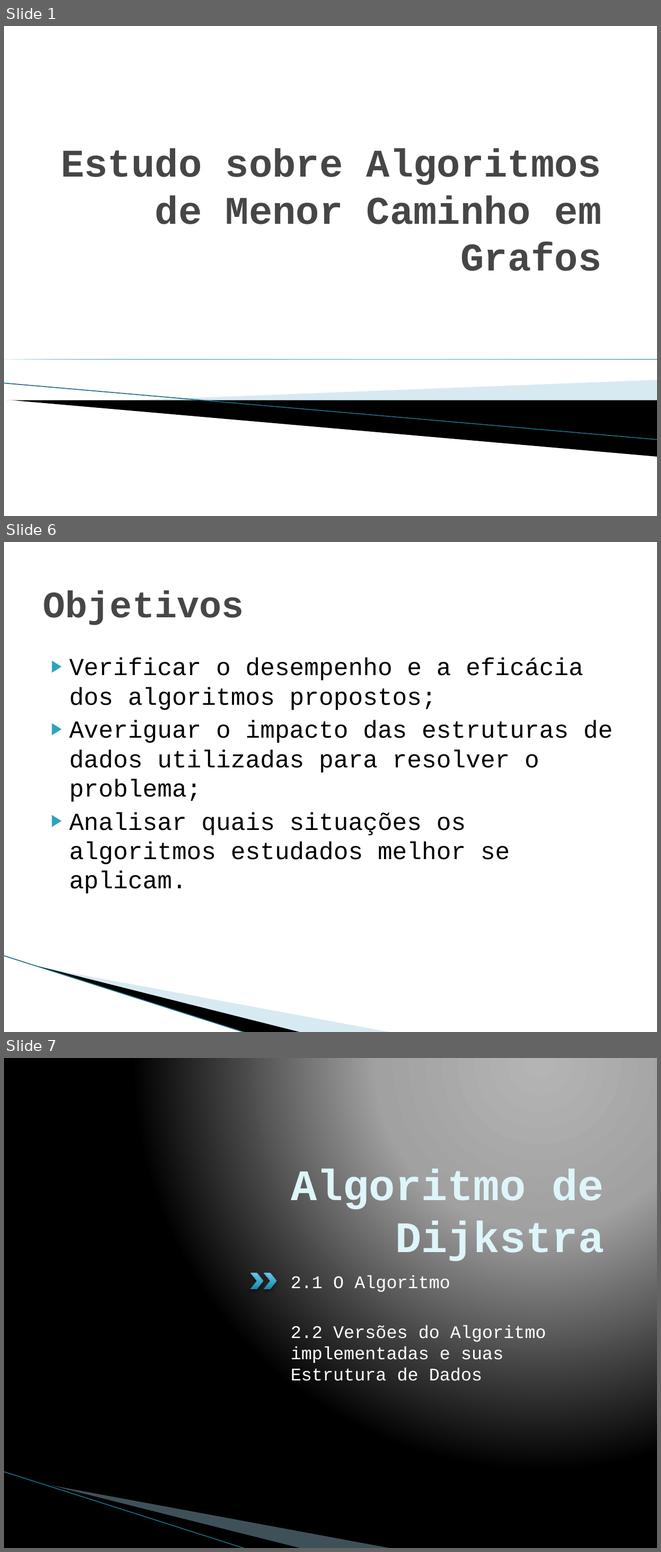
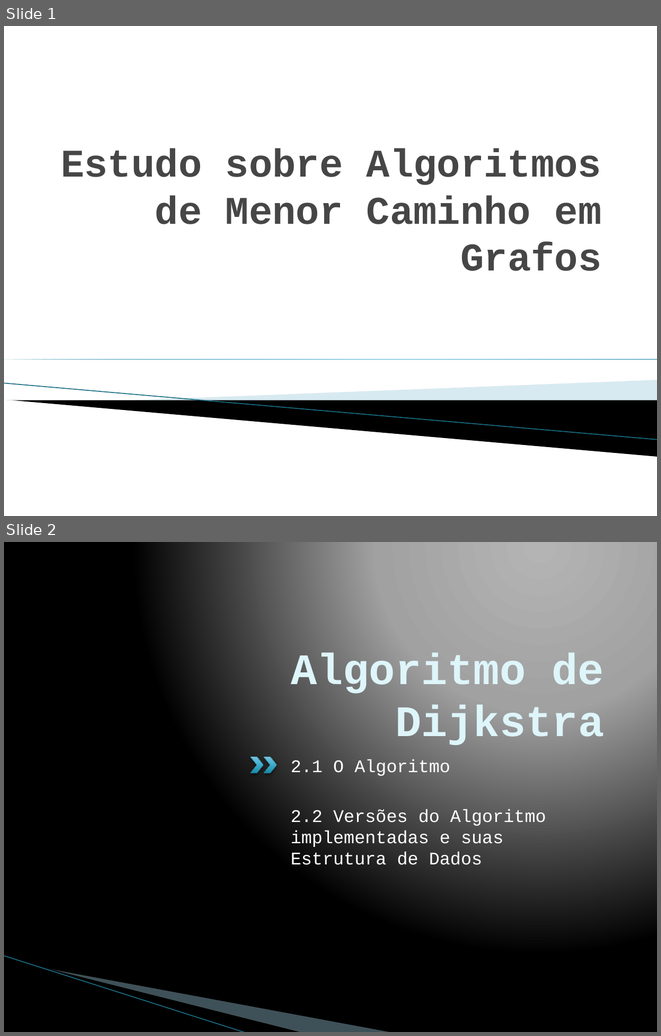
Before and after one commit to pedrohbh/PG-Dissertacao, a slide deck: Academia/Apresentação PG/Apresentação PG.pptx. Shown one above the other, each under a label of ours: slides 1, 6 and 7 before the commit, slides 1 and 2 after it; the slides between them are not shown. The pictures are 661x1552 and 661x1036 pixels, drawn with LibreOffice and Linux fonts; fonts in the diff are those of the drawing; background and template pictures are left out. Boxes give left, top, right and bottom in pixels: in the first picture for what was removed or moved away, otherwise in the second. Text is boxed around its words. In the diff, an @@ line names an element or a change of style, - is before the commit and + after.

```diff
--- a/Academia/Apresentação PG/Apresentação PG.pptx
+++ b/Academia/Apresentação PG/Apresentação PG.pptx
@@ slide 6 removed at <box>4,542,657,1032</box>, background #FFFFFF; not listed: 3 template elements that a slide beside it also shows @@
@@ title removed at <box>43,590,244,625</box> @@
-Objetivos
@@ text removed at <box>69,658,612,893</box> @@
-▶ Verificar o desempenho e a eficácia dos algoritmos propostos;
-▶ Averiguar o impacto das estruturas de dados utilizadas para resolver o problema;
-▶ Analisar quais situações os algoritmos estudados melhor se aplicam.
@@ what was slide 7 is now slide 2 @@
```
Also in this commit, not shown: 4 other slides removed, 1 other file.
